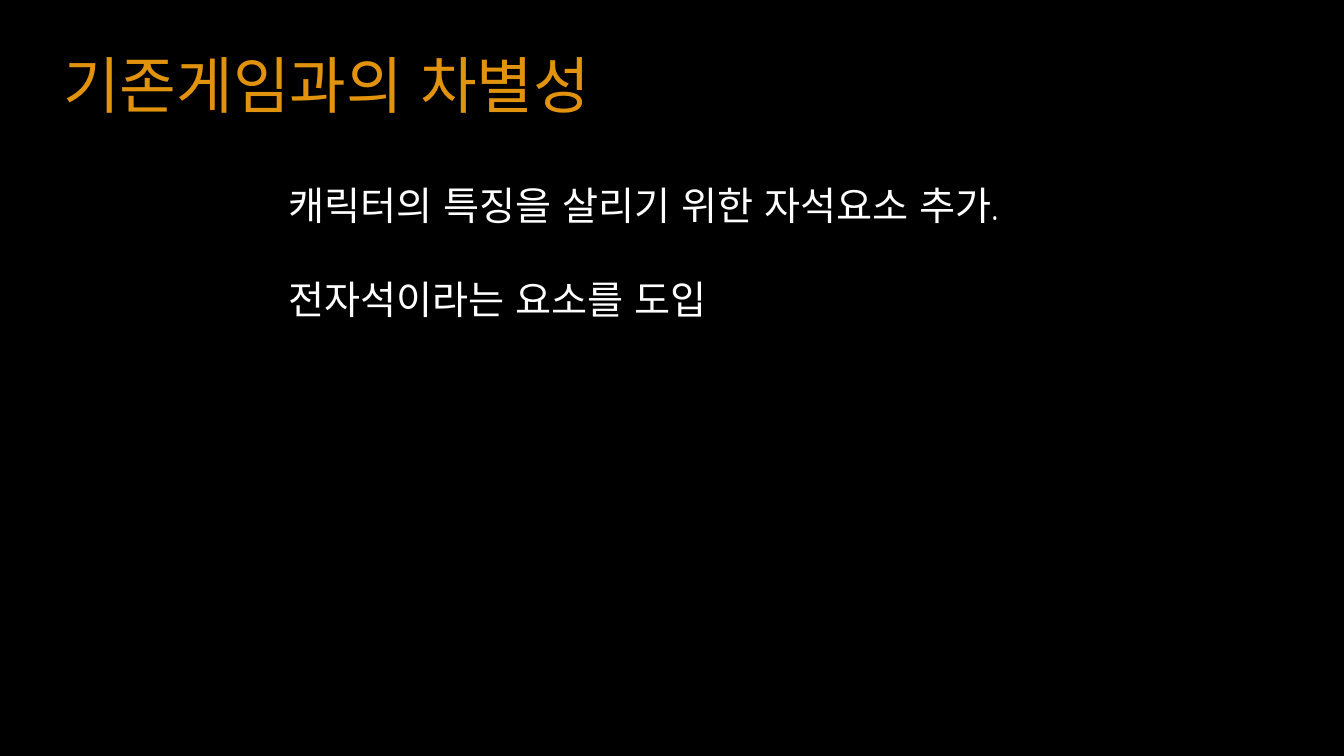
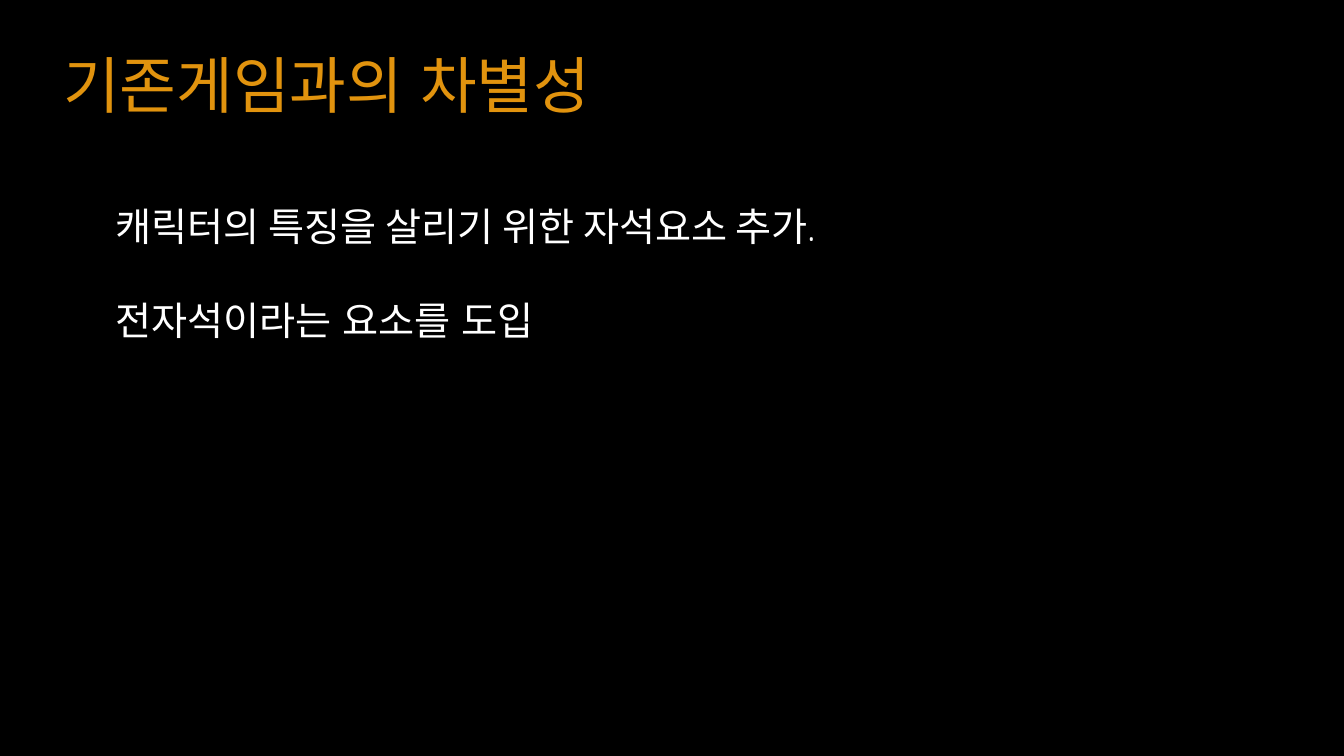
Before and after one commit to YKTeam/Room503, a slide deck: slide 4 of Document/Escape Cube(가제) ppt.pptx. Drawn at 1344x756 pixels with LibreOffice and Linux fonts; fonts in the diff are those of the drawing. Boxes give left, top, right and bottom in pixels: in the first picture for what was removed or moved away, otherwise in the second. Text is boxed around its words. In the diff, an @@ line names an element or a change of style, - is before the commit and + after.

```diff
--- a/Document/Escape Cube(가제) ppt.pptx
+++ b/Document/Escape Cube(가제) ppt.pptx
@@ text "캐릭터의 특징을 살리기 위한 자석요소 ...": place and size @@
-text "캐릭터의 특징을 살리기 위한 자석요소 ..." at [288, 187, 998, 317]
+text "캐릭터의 특징을 살리기 위한 자석요소 ..." at [116, 208, 815, 338]
@@ text "캐릭터의 특징을 살리기 위한 자석요소 ..." at [116, 208, 815, 338]: font Quicksand to Noto Sans CJK KR @@
```
Also in this commit, not shown: 7 other slides changed, 2 slides added, 2 slides removed.
